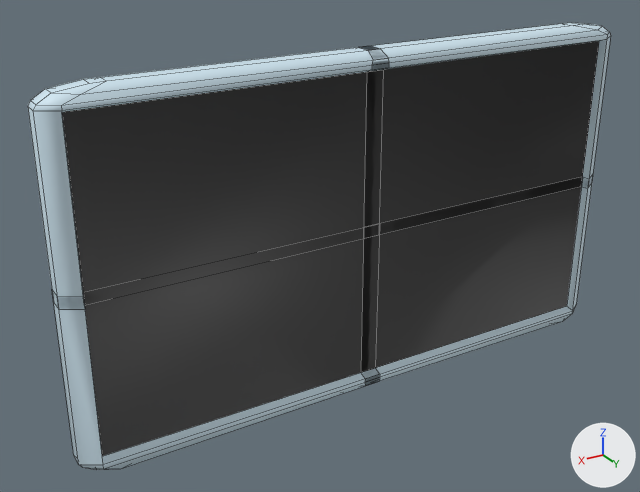
Before and after pictures for a commit that changed the FBX model Blender_Models/FBX bestanden/TV.fbx.
Before and after are seen from a 50 mm lens placed at (0.03076, 0.04497, 0.02161), pointed at (0.00351, -0.00045, -0.0011). Lighting does not change. The marker at lower right points along +X, +Y and +Z. Mesh edges are drawn as thin lines. Where no turn or scale is listed for an object, it has been applied to the vertices.
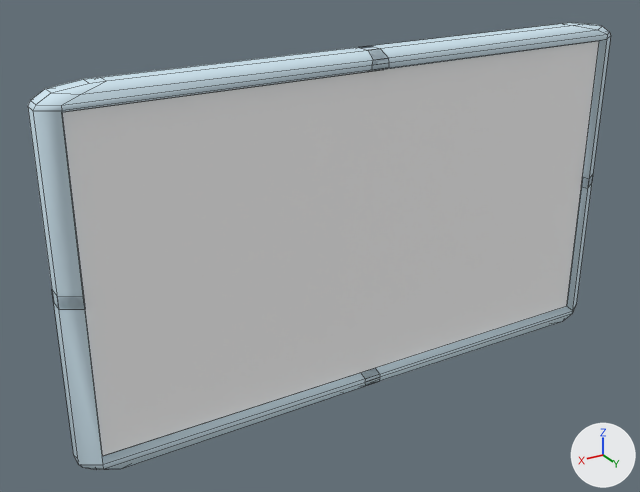
The newer file is also rescaled (x100.0), turned or shifted as a whole; pictures and numbers use the older file's frame.

The change, as a list of edits to the scene's bpy script:
```text
Change mat_screen:
    mat_screen.base_color: (0.042, 0.042, 0.042) -> (1.0, 1.0, 1.0)  # black #3a3a3a -> white #ffffff
Change me_cube:
    where me_cube.from_pydata(...)  # 132 vertices, 96 faces; spans x -0.0201..0.0201, y -0.0006..0.0019, z -0.0116..0.0116
    used by ob_cube; location = (0.00074, 0.0, 0.0)
    verts and faces of me_cube; kept vertices keep their numbers, new ones are numbered from 132
    before: 6 (0.0188, 0.0014, -0.0004) at pixel (84, 305), 7 (-0.0006, 0.0014, -0.0004) at pixel (379, 234), 26 (0.0188, 0.0014, 0.0103) at pixel (61, 112), 27 (-0.0006, 0.0014, 0.0103) at pixel (383, 69), 39 (-0.0188, 0.0014, -0.0004) at pixel (581, 186)
    before: 40 (0.0006, 0.0014, -0.0004) at pixel (363, 238), 59 (-0.0188, 0.0014, 0.0103) at pixel (599, 41), 60 (0.0006, 0.0014, 0.0103) at pixel (367, 71), 72 (0.0188, 0.0014, 0.0004) at pixel (82, 292), 73 (-0.0006, 0.0014, 0.0004) at pixel (379, 223)
    before: 92 (0.0188, 0.0014, -0.0103) at pixel (102, 456), 93 (-0.0006, 0.0014, -0.0103) at pixel (375, 367), 105 (-0.0188, 0.0014, 0.0004) at pixel (582, 176), 106 (0.0006, 0.0014, 0.0004) at pixel (363, 227), 125 (-0.0188, 0.0014, -0.0103) at pixel (566, 306)
    before: 126 (0.0006, 0.0014, -0.0103) at pixel (360, 372)
    me_cube part 1
    add delete_vertices([7, 40, 73, 106])  # with the faces that use them
    add faces += [(26, 92, 125, 59)]  # mat_screen (white #ffffff)
```

Pixel boxes [x1, y1, x2, y2] of what changed, in the pictures (640 x 492 px):
'Cube', recoloured, reshaped (black to white): [28, 23, 611, 470] in both
part 1 of me_cube, cut back: [62, 41, 599, 456] in both
